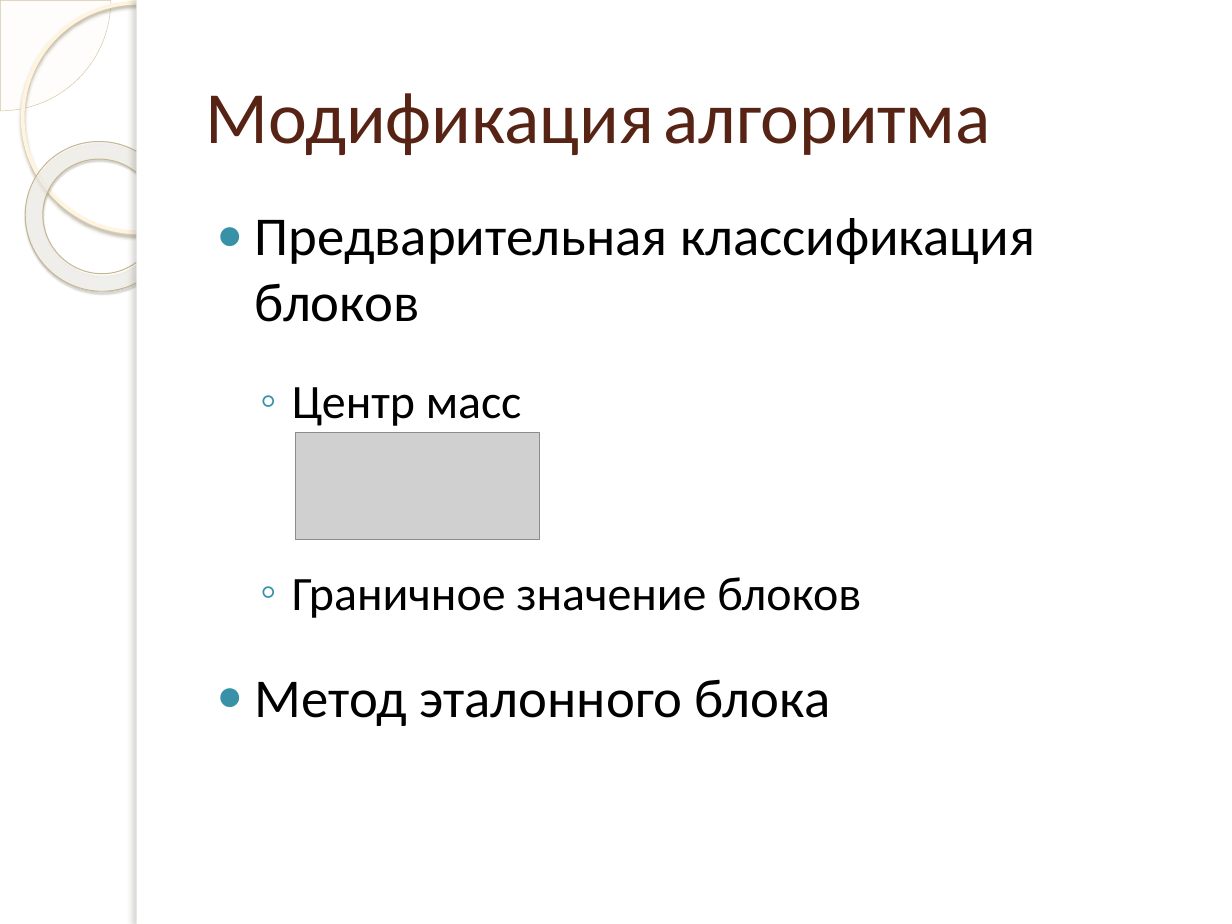
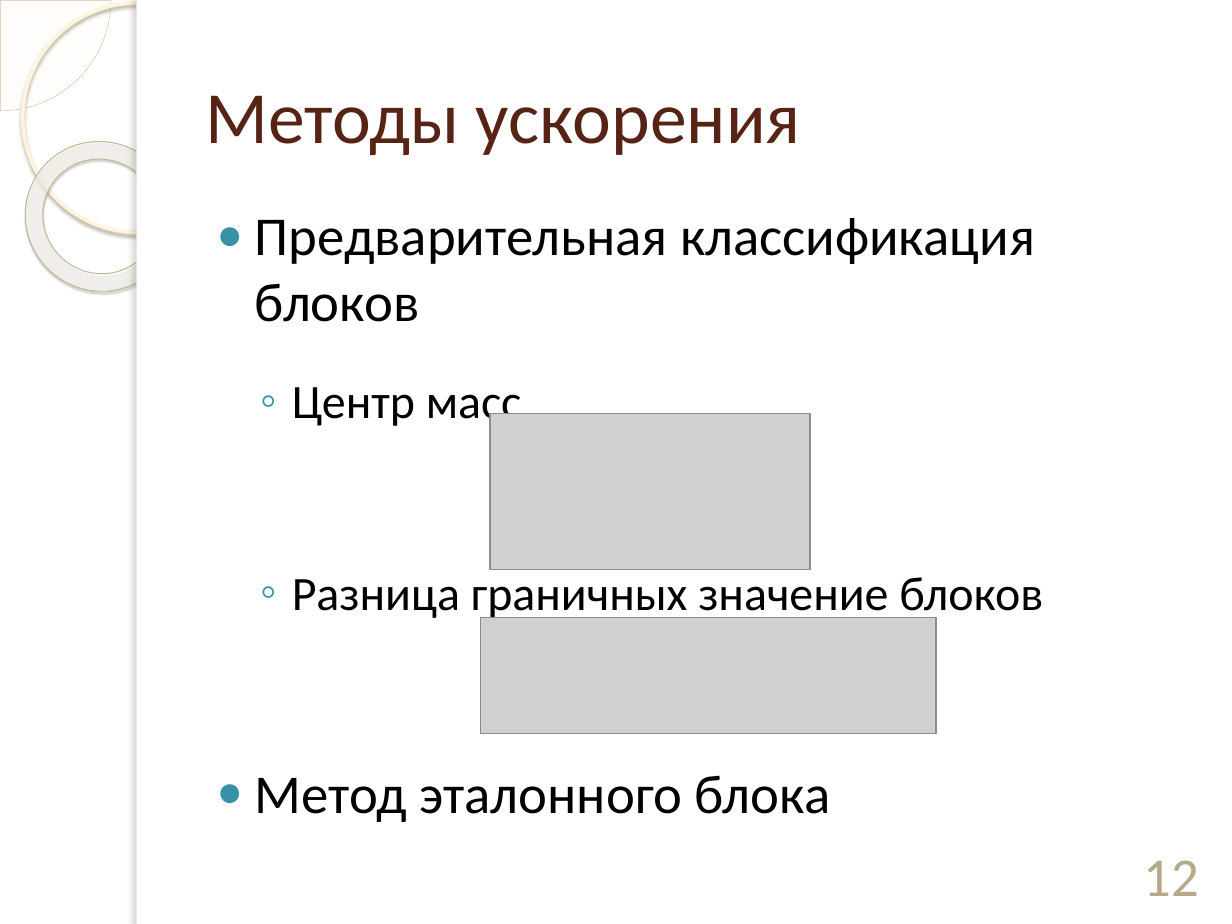
Before and after one commit to ViktoriaWofC/Fractl, a slide deck: slide 12 of documents/Сахибназарова.pptx (slide 9 before the commit). Drawn at 1232x924 pixels with LibreOffice and Linux fonts; fonts in the diff are those of the drawing; grey boxes stand for pictures; background and template pictures are left out. Boxes give left, top, right and bottom in pixels: in the first picture for what was removed or moved away, otherwise in the second. Text is boxed around its words. In the diff, an @@ line names an element or a change of style, - is before the commit and + after.

```diff
--- a/documents/Сахибназарова.pptx
+++ b/documents/Сахибназарова.pptx
@@ title at (206,95,801,155): text changed @@
-Модификация алгоритма
+Методы ускорения
@@ picture added at (490,414,811,569) @@
@@ picture removed at (296,432,540,540) @@
@@ text at (292,569,1043,621): text changed @@
-  ◦ Граничное значение блоков
+  ◦ Разница граничных значение блоков
@@ picture added at (480,617,936,733) @@
@@ page number added at (1143,860,1198,896), 32 pt, text #B6A98A @@
+12
```
Also in this commit, not shown: 13 other slides changed, 9 slides added, 2 slides removed, 3 other files.
